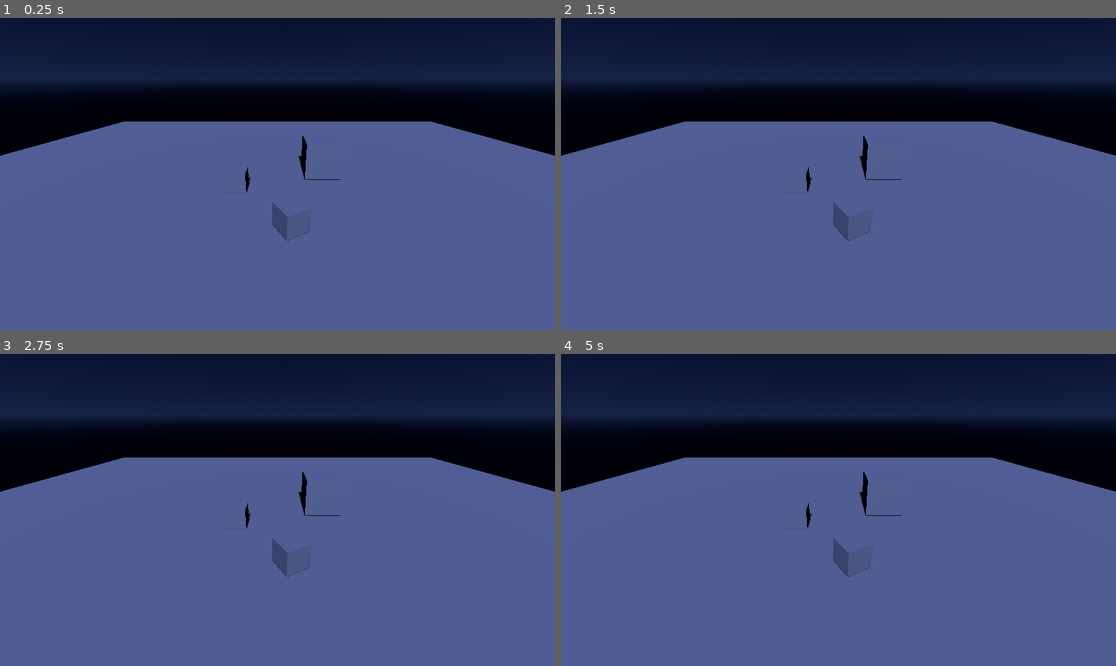
Above: before the commit, frames 1-4 (two rows, left to right).
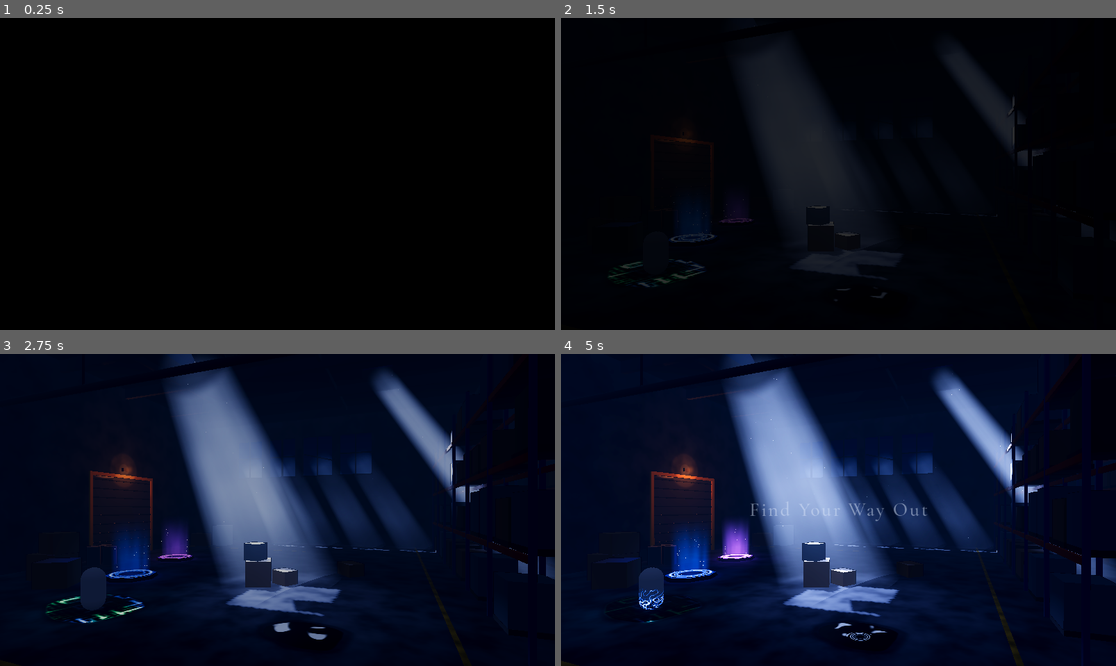
Above: after the commit, the same moments.

Repository: qBitnaut/wake-cycle
Game: Godot game, scene res://scenes/lab/atmosphere_lab.tscn
Same seed, same stepped clock (60 frames per second), same inputs: the game is played once before the commit and once after it. Before the commit the project starts from res://scenes/main.tscn.
Inputs:
- Up to frame 1 (0.25 s): no input
- Up to frame 2 (1.5 s): tap Enter at 0.5 s; tap Space at 1.25 s
- Up to frame 3 (2.75 s): no input
- Up to frame 4 (5 s): no input

The runs differ from the first frame. In frame 1, 88% of the frame differs, in the area x 0-100%, y 0-100%; in frame 2, 88%; in frame 3, 85%; in frame 4, 83%.

Commit message:
Run the atmosphere lab as main scene (feat/atmosphere only)
Lets the web build show the lab. Revert this commit before merging.

Diff:
--- a/project.godot
+++ b/project.godot
@@ -11,7 +11,7 @@
 [application]
 
 config/name="Wake Cycle"
-run/main_scene="res://scenes/main.tscn"
+run/main_scene="res://scenes/lab/atmosphere_lab.tscn"
 config/features=PackedStringArray("4.7", "Compatibility")
 
 [input]
